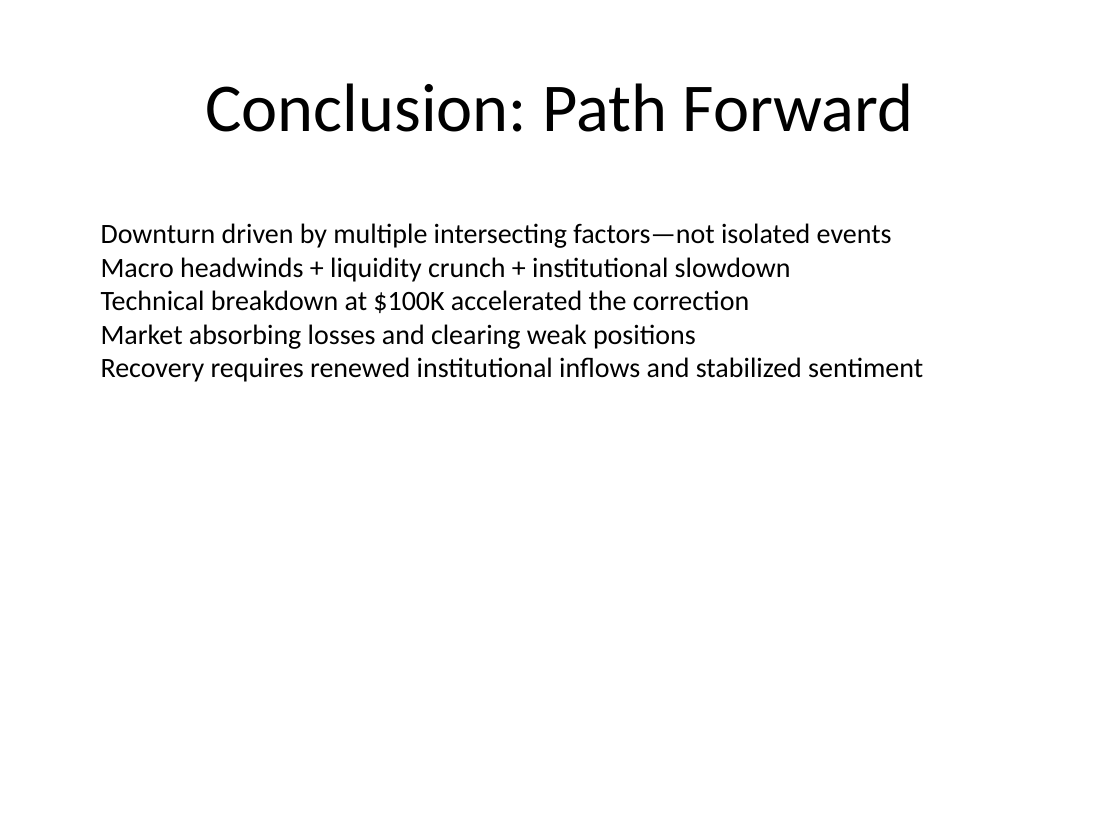
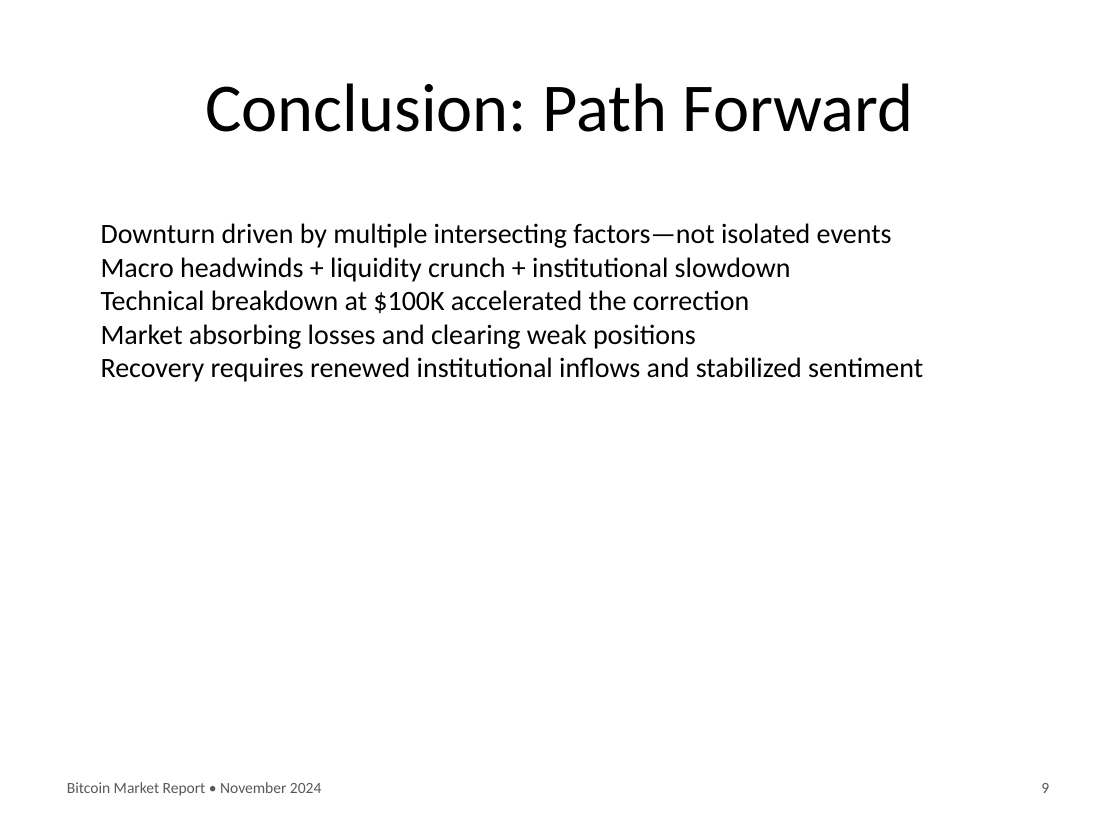
Before and after one commit to nordeim/powerpoint-agent-tools, a slide deck: slide 9 of bitcoin_market_report_nov2024.pptx. Drawn at 1120x840 pixels with LibreOffice and Linux fonts; fonts in the diff are those of the drawing. Boxes give left, top, right and bottom in pixels: in the first picture for what was removed or moved away, otherwise in the second. Text is boxed around its words. In the diff, an @@ line names an element or a change of style, - is before the commit and + after.

```diff
--- a/bitcoin_market_report_nov2024.pptx
+++ b/bitcoin_market_report_nov2024.pptx
@@ text added at <box>67,782,321,796</box>, 10 pt, text #595959 @@
+Bitcoin Market Report • November 2024
@@ text added at <box>1041,783,1049,793</box>, 10 pt, text #595959 @@
+9
```
Also in this commit, not shown: 7 other slides changed, 3 other files.
